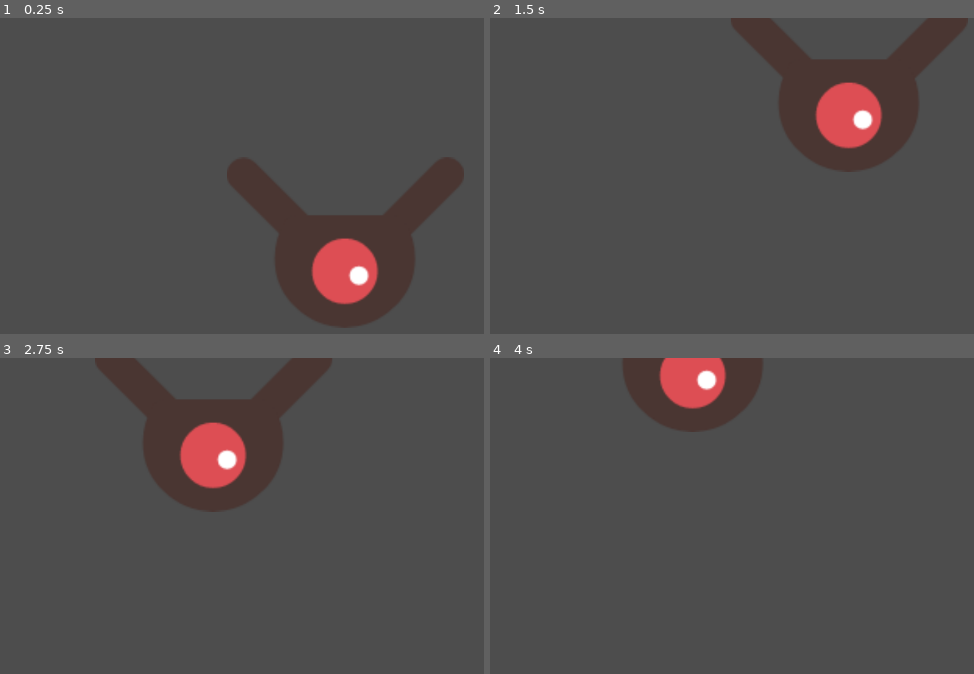
Above: before the commit, frames 1-4 (two rows, left to right).
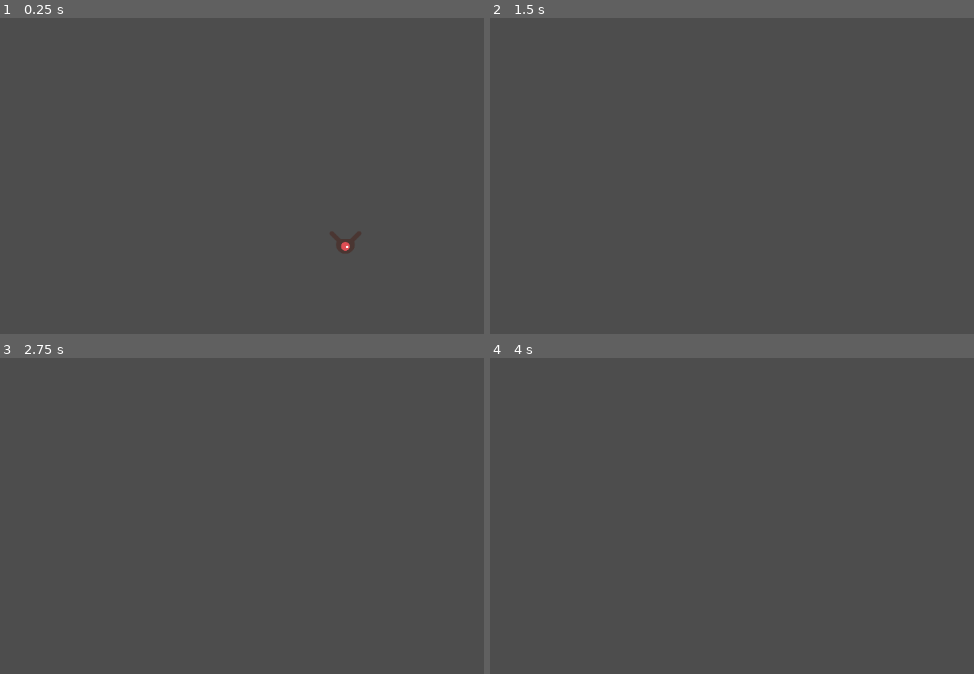
Above: after the commit, the same moments.

Repository: phanav/game-jam-2024
Game: Godot game, scene res://scenes/main.tscn
The game is run twice, just before and just after one commit, with the same random seed, the same clock (stepped at 60 frames per second) and the same inputs.
Inputs:
- Up to frame 1 (0.25 s): no input
- Up to frame 2 (1.5 s): tap Enter at 0.5 s; hold Down (camera_down) 0.53-1.28 s; tap Left (camera_left) at 1.35 s
- Up to frame 3 (2.75 s): tap Space at 2 s; hold Right (camera_right) from 2.03 s (still down)
- Up to frame 4 (4 s): release Right (camera_right) at 2.78 s; tap Up (camera_up) at 2.85 s; tap Enter at 3.5 s; hold Down (camera_down) from 3.53 s (still down)

The runs differ from the first frame. In frame 1, 11% of the frame differs, in the area x 46-96%, y 44-98%; in frame 2, 11%; in frame 3, 11%; in frame 4, 5.2%.

Commit message:
Début ajout des cellules

Diff:
--- a/scenes/Camera2D.gd
+++ b/scenes/Camera2D.gd
@@ -1,6 +1,6 @@
 extends Camera2D
 
-var speed = 100
+var speed = 320
 
 # Called when the node enters the scene tree for the first time.
 func _ready():
--- /dev/null
+++ b/scenes/cellule.tscn
@@ -0,0 +1,34 @@
+[gd_scene load_steps=4 format=3 uid="uid://dg2d2aouot8ye"]
+
+[ext_resource type="Texture2D" uid="uid://bmgljd4a2362o" path="res://art/cellule.png" id="1_8xw5l"]
+
+[sub_resource type="SpriteFrames" id="SpriteFrames_px4oo"]
+animations = [{
+"frames": [{
+"duration": 1.0,
+"texture": ExtResource("1_8xw5l")
+}],
+"loop": true,
+"name": &"stay",
+"speed": 3.0
+}]
+
+[sub_resource type="CapsuleShape2D" id="CapsuleShape2D_d8f43"]
+radius = 208.333
+height = 416.667
+
+[node name="Cellule" type="RigidBody2D"]
+collision_mask = 0
+gravity_scale = 0.0
+metadata/_edit_group_ = true
+
+[node name="AnimatedSprite2D" type="AnimatedSprite2D" parent="."]
+scale = Vector2(0.05, 0.05)
+sprite_frames = SubResource("SpriteFrames_px4oo")
+animation = &"stay"
+
+[node name="CollisionShape2D" type="CollisionShape2D" parent="."]
+scale = Vector2(0.12, 0.12)
+shape = SubResource("CapsuleShape2D_d8f43")
+
+[node name="VisibleOnScreenNotifier2D" type="VisibleOnScreenNotifier2D" parent="."]
--- a/scenes/main.tscn
+++ b/scenes/main.tscn
@@ -1,7 +1,8 @@
-[gd_scene load_steps=3 format=3 uid="uid://cvxx3tmyt42jf"]
+[gd_scene load_steps=4 format=3 uid="uid://cvxx3tmyt42jf"]
 
 [ext_resource type="Script" path="res://scenes/Camera2D.gd" id="1_2r4jv"]
 [ext_resource type="PackedScene" uid="uid://cclr35o440n06" path="res://scenes/mob.tscn" id="2_63ahq"]
+[ext_resource type="PackedScene" uid="uid://dg2d2aouot8ye" path="res://scenes/cellule.tscn" id="3_idd7r"]
 
 [node name="Main" type="Node"]
 
@@ -15,3 +16,6 @@
 
 [node name="Mob2" parent="." instance=ExtResource("2_63ahq")]
 position = Vector2(200, 100)
+
+[node name="Cellule" parent="." instance=ExtResource("3_idd7r")]
+position = Vector2(950, 200)
--- a/scenes/mob.tscn
+++ b/scenes/mob.tscn
@@ -54,7 +54,7 @@
 
 [node name="AnimatedSprite2D" type="AnimatedSprite2D" parent="."]
 rotation = 1.5708
-scale = Vector2(0.75, 0.75)
+scale = Vector2(0.1, 0.1)
 sprite_frames = SubResource("SpriteFrames_a7gk6")
 animation = &"fly"
 
Binary file added: art/cellule.png
Not shown, added: art/cellule.png.import
